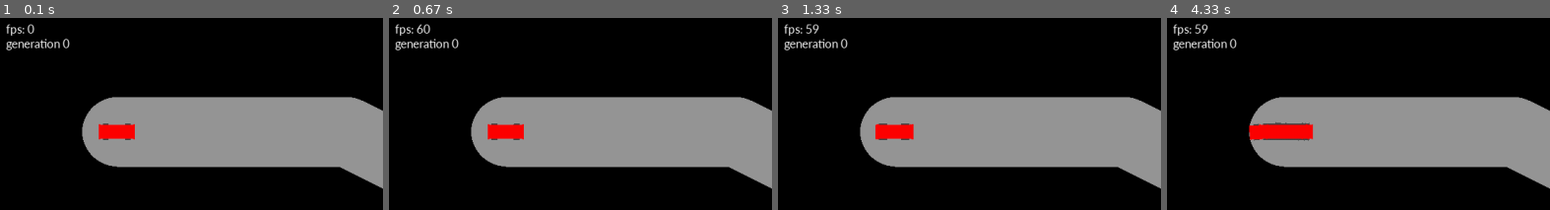
Above: before the commit, frames 1-4 (left to right).
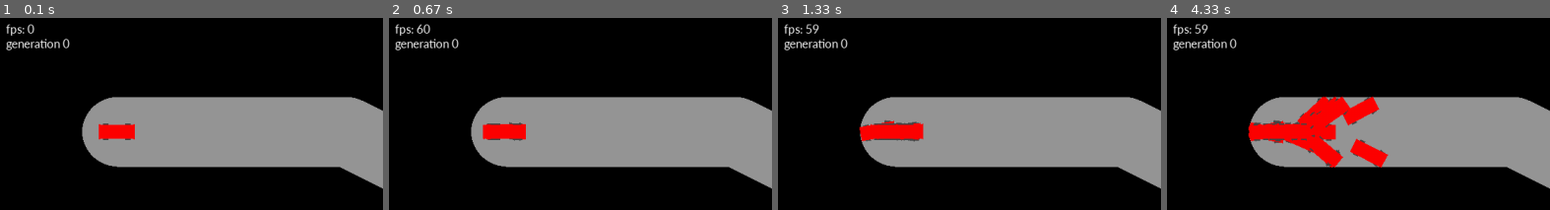
Above: after the commit, the same moments.

Repository: alexelwood14/Hello-AI
Game: pygame game, started from main.py
Same seed, same stepped clock (60 frames per second), same inputs: the game is played once before the commit and once after it.
Inputs (mouse positions are % of the whole screen's width and height, from its top left):
- Up to frame 1 (0.1 s): no input
- Up to frame 2 (0.67 s): click (51, 64) at 0.38 s
- Up to frame 3 (1.33 s): no input
- Up to frame 4 (4.33 s): no input
The pictures show only the part of the screen within x 0-50%, y 0-50%; the shares and areas given below are measured in that part.

Frame 1 is identical in both runs. In frame 2, 0.3% of the frame differs, in the area x 24-36%, y 54-65%; in frame 3, 0.8%; in frame 4, 4.6%, in the area x 21-58%, y 40-78%.

Commit message:
AI is now trained with an improved algorithm

Diff:
--- a/ai.py
+++ b/ai.py
@@ -100,7 +100,7 @@
         self.weights = []
         self.biases = []
         mean = 0
-        std_dev = 0.01
+        std_dev = 0.1
         self.layers = len(hidden) + 1
 
         #Initiate input nodes
--- a/game.py
+++ b/game.py
@@ -8,20 +8,21 @@
 import pygame_ui
 from pygame.locals import *
 
-def find_top_cars(cars):
+def sort_cars(cars):
     temp_cars = cars[:]
-    top_cars = []
-    for i in range(len(cars)//10):
+    sorted_cars = []
+    for i in range(len(cars)):
         highest, index = find_top_car(temp_cars)
-        top_cars.append(highest)
+        sorted_cars.append(highest)
         temp_cars.pop(index)
-
-    return top_cars
+    sorted_cars.reverse()
+
+    return sorted_cars
 
 
 def find_top_car(cars):
     highest = cars[0]
-    index = -1
+    index = 0
     for car in range(len(cars)):
         if cars[car].get_progress() > highest.get_progress():
             highest = cars[car]
@@ -29,25 +30,33 @@
 
     return highest, index
 
-
-def next_gen_cars(top_cars, window, cars, track):
+def next_gen_cars(window, cars, track):
     car_num = len(cars)
-    cars = []
+
+    #Create an array of parents
+    parents = []
+    for i in range(int(car_num/5)):
+        parents.append(cars[int(4*car_num/5) + i])
+
+    #Copy cars to a new array
     asp_ratio = window.get_size()[1] / const.BASE_RES
     start_ang = track.get_start_ang()
-    for i in range(car_num):
-        cars.append(car_o.Car(window, [asp_ratio*300, asp_ratio*300], 10, start_ang))
-
-    for i in range(10):
-        for car in range(len(top_cars)):
-            cars[(i * int(car_num/10)) + car].set_biases(top_cars[car].get_biases())
-            cars[(i * int(car_num/10)) + car].set_weights(top_cars[car].get_weights())
-
-    for car in range(int(9*car_num/10)):
-        cars[car].mutate_biases()
-        cars[car].mutate_weights()
-
-    return cars
+    new_cars = []
+    for car in range(car_num):
+        new_cars.append(car_o.Car(window, [asp_ratio*300, asp_ratio*300], 10, start_ang))
+
+    for car in range(car_num):
+        new_cars[car].set_biases(cars[car].get_biases())
+        new_cars[car].set_weights(cars[car].get_weights())
+
+    #Replace least performing cars with children of parents and mutate
+    for car in range(len(parents)):
+        new_cars[car].set_biases(parents[car].get_biases())
+        new_cars[car].set_weights(parents[car].get_weights())
+        new_cars[car].mutate_biases()
+        new_cars[car].mutate_weights()
+
+    return new_cars
 
 def get_track_points(file, asp_ratio):
     track_points = []
@@ -57,15 +66,15 @@
         track_points.append(asp_ratio*np.array([int(point[0]), int(point[1])]))
     return track_points
 
-def write_snapshot(top_cars):
+def write_snapshot(cars):
     f = open("data\snapshot", "w")
     f.close()
     f = open("data\snapshot", "a")
 
-    for car in range(len(top_cars)):
+    for car in range(int(len(cars) - len(cars)/10), len(cars)):
         f.write("NETWORK_{}\n".format(car))
-        weights = top_cars[car].get_weights()
-        biases = top_cars[car].get_biases()
+        weights = cars[car].get_weights()
+        biases = cars[car].get_biases()
         f.write(str(weights))
         f.write("\n")
         f.write(str(biases))
@@ -170,9 +179,9 @@
             f.write("\n")
             f.write(str(average_progress))
 
-            top_cars = find_top_cars(cars)
-            write_snapshot(top_cars)
-            cars = next_gen_cars(top_cars, window, cars, track)
+            cars = sort_cars(cars)
+            write_snapshot(cars)
+            cars = next_gen_cars(window, cars, track)
 
             gen += 1
             simulating = True
Not shown, changed: data/average_progress
Not shown, changed: data/snapshot
